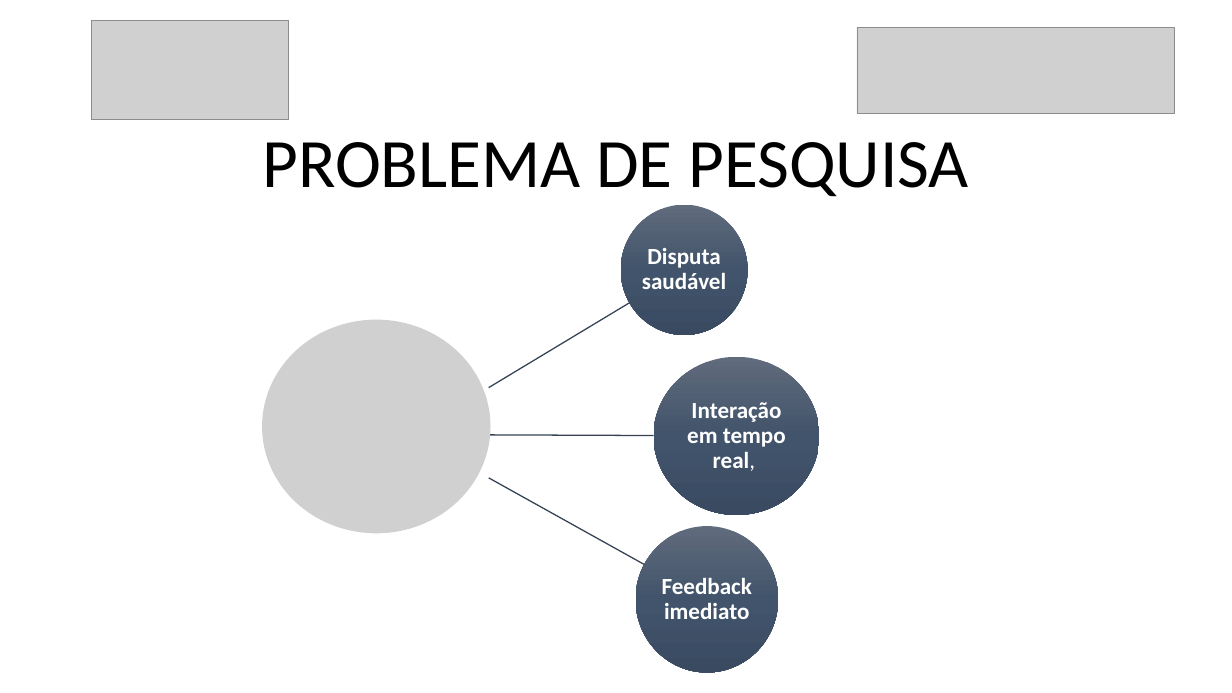
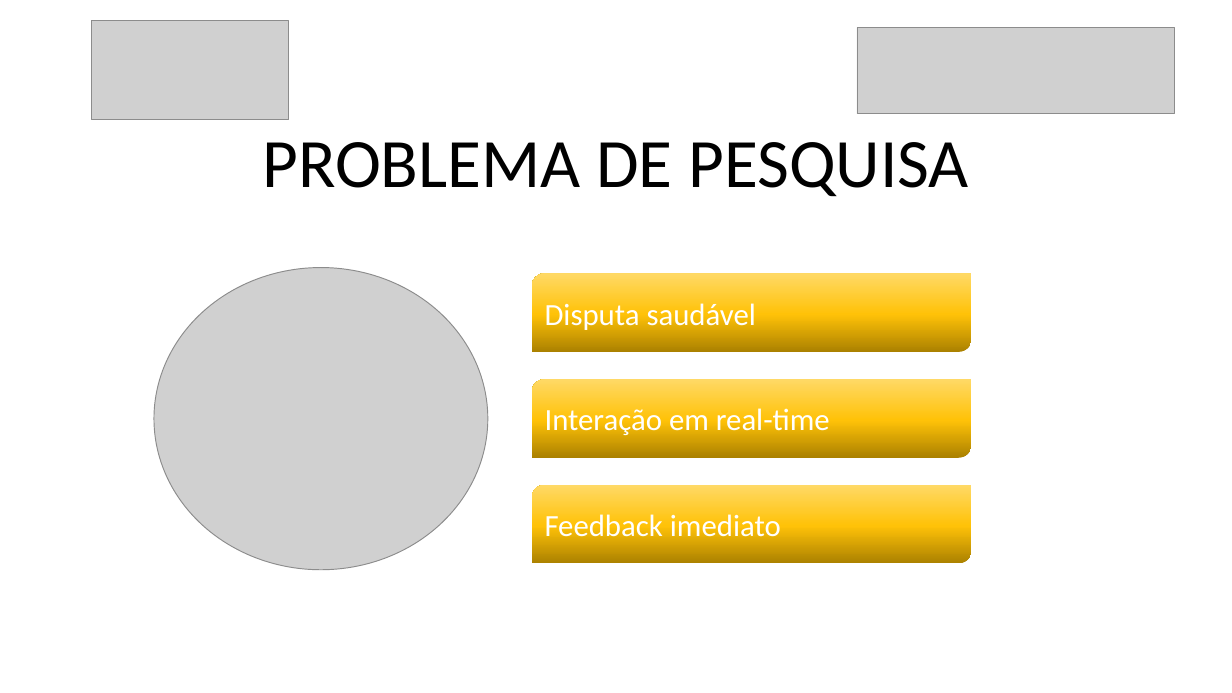
Before and after one commit to danilovaz7/curso-tecnico, a slide deck: slide 5 of liceu/3semestre/projeto integrador/tcc slide.pptx. Drawn at 1232x693 pixels with LibreOffice and Linux fonts; fonts in the diff are those of the drawing; grey boxes stand for pictures. Boxes give left, top, right and bottom in pixels: in the first picture for what was removed or moved away, otherwise in the second. Text is boxed around its words. In the diff, an @@ line names an element or a change of style, - is before the commit and + after.

```diff
--- a/liceu/3semestre/projeto integrador/tcc slide.pptx
+++ b/liceu/3semestre/projeto integrador/tcc slide.pptx
@@ picture added at bbox=[154, 268, 488, 570] @@
@@ round diag rect "Disputa saudável": place and size @@
-round diag rect "Disputa saudável" at bbox=[642, 248, 726, 289]
+round diag rect "Disputa saudável" at bbox=[531, 274, 971, 352]
@@ round diag rect "Disputa saudável" at bbox=[531, 274, 971, 352]: size 18 to 24 pt, bold off; alignment centre to left; line spacing 0.9 to 1; less space between paragraphs; fill none to gradient #AB8100 to #FFC208 to #FFD966 @@
@@ round diag rect "Interação em real-time": place and size @@
-round diag rect "Interação em real-time" at bbox=[687, 402, 786, 471]
+round diag rect "Interação em real-time" at bbox=[531, 379, 971, 457]
@@ round diag rect "Interação em real-time" at bbox=[531, 379, 971, 457]: fill none to gradient #AB8100 to #FFC208 to #FFD966 @@
@@ text in round diag rect at bbox=[545, 408, 830, 439]: text changed; size 18 to 24 pt; bold off @@
-Interação em tempo real,
+Interação em real-time
@@ round diag rect "Feedback imediato" at bbox=[531, 485, 971, 564]: size 18 to 24 pt, bold off; alignment centre to left; line spacing 0.9 to 1; less space between paragraphs; fill none to gradient #AB8100 to #FFC208 to #FFD966 @@
@@ round diag rect "Feedback imediato": place and size @@
-round diag rect "Feedback imediato" at bbox=[662, 578, 752, 619]
+round diag rect "Feedback imediato" at bbox=[531, 485, 971, 564]
@@ group removed at bbox=[262, 205, 820, 672]: 3 freeform shapes, 3 ellipses, 1 picture @@
```
Also in this commit, not shown: 10 other slides changed.
